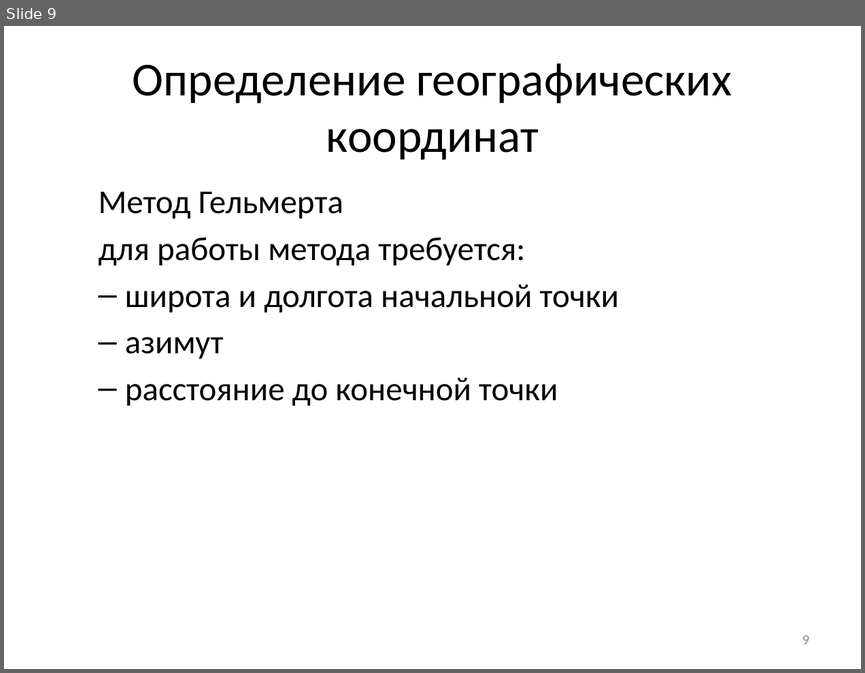
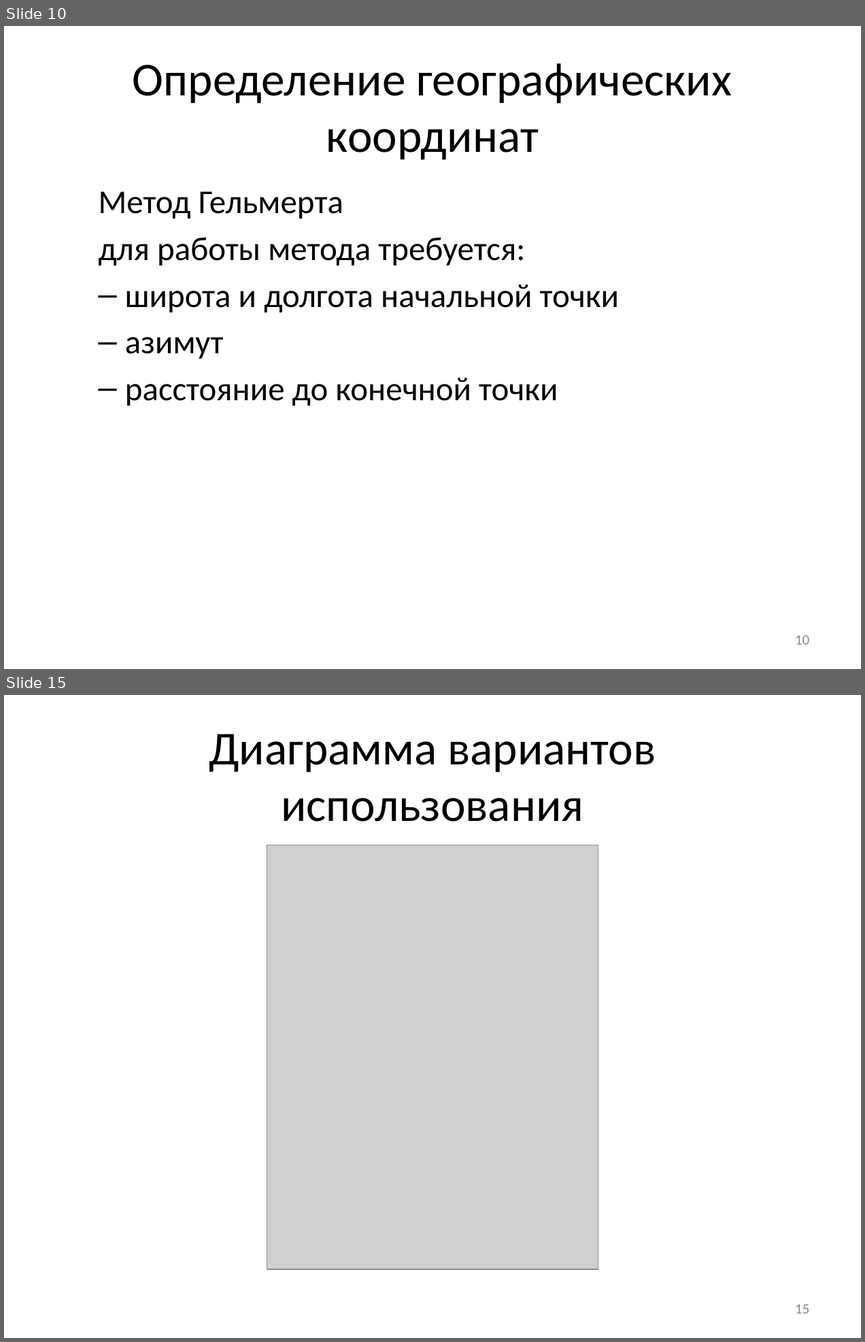
Before and after one commit to NecroArt/Diploma, a slide deck: docs/parts/conference.pptx. Shown one above the other, each under a label of ours: slide 9 before the commit, slides 10 and 15 after it; the slides between them are not shown. The pictures are 865x673 and 865x1342 pixels, drawn with LibreOffice and Linux fonts; fonts in the diff are those of the drawing; grey boxes stand for pictures. Boxes give left, top, right and bottom in pixels: in the first picture for what was removed or moved away, otherwise in the second. Text is boxed around its words. In the diff, an @@ line names an element or a change of style, - is before the commit and + after.

```diff
--- a/docs/parts/conference.pptx
+++ b/docs/parts/conference.pptx
@@ slide 15 added at bbox=[4, 695, 861, 1338], background #FFFFFF @@
@@ title added at bbox=[209, 734, 655, 821], 39.6 pt, text #000000 @@
+Диаграмма вариантов использования
@@ picture added at bbox=[267, 845, 598, 1269] @@
@@ page number added at bbox=[795, 1304, 809, 1313], 12 pt, text #8C8C8C @@
+15
@@ what was slide 9 is now slide 10 @@
@@ page number at bbox=[795, 635, 809, 644]: text changed @@
-9
+10
```
Also in this commit, not shown: 9 slides changed, 6 other slides added, 7 other files.
